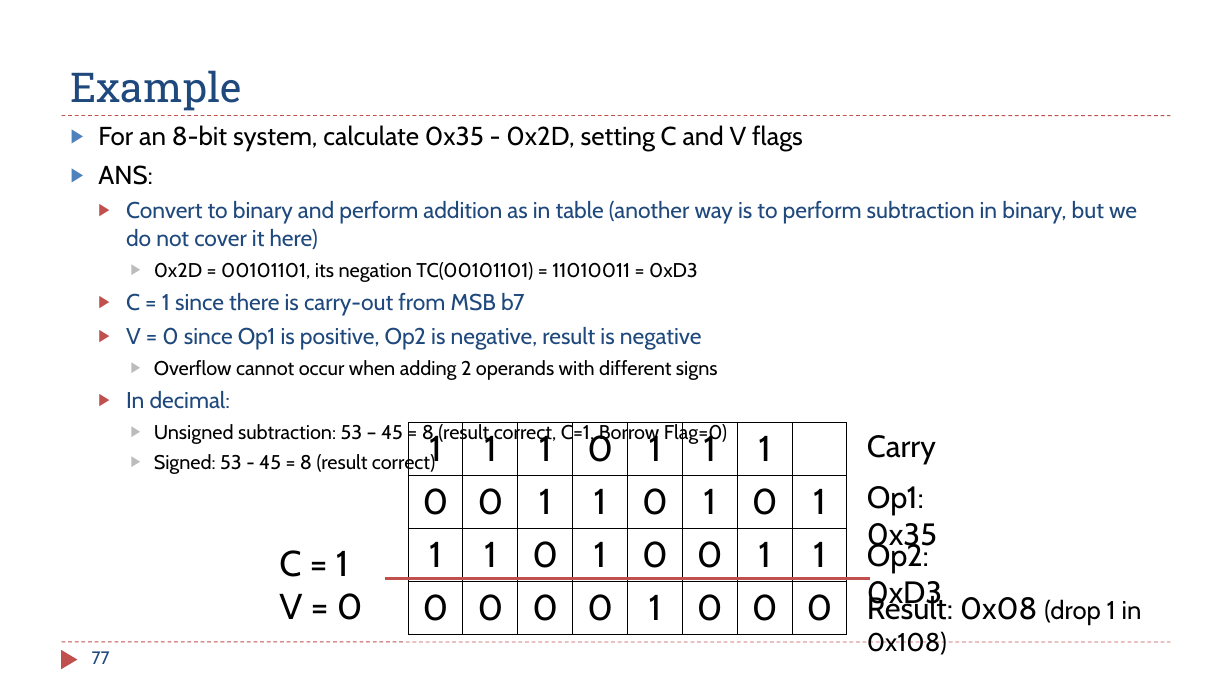
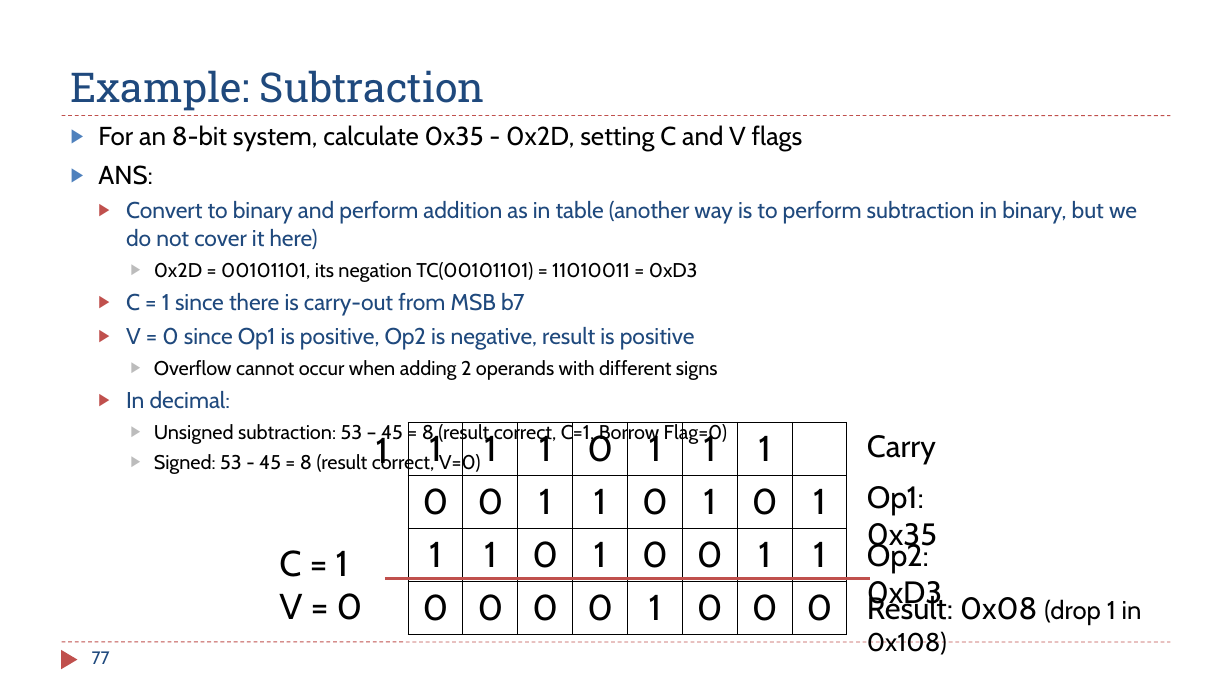
Before and after one commit to guhofstra/CSC111Sp26, a slide deck: slide 77 of PPTs/Ch4_ARM_Arithmetic_Logic.pptx. Drawn at 1232x693 pixels with LibreOffice and Linux fonts; fonts in the diff are those of the drawing. Boxes give left, top, right and bottom in pixels: in the first picture for what was removed or moved away, otherwise in the second. Text is boxed around its words. In the diff, an @@ line names an element or a change of style, - is before the commit and + after.

```diff
--- a/PPTs/Ch4_ARM_Arithmetic_Logic.pptx
+++ b/PPTs/Ch4_ARM_Arithmetic_Logic.pptx
@@ title at (71,70,485,111): text changed @@
-Example
+Example: Subtraction
@@ text at (126,327,695,350): text changed @@
-  ▶ V = 0 since Op1 is positive, Op2 is negative, result is negative
+  ▶ V = 0 since Op1 is positive, Op2 is negative, result is positive
@@ text added at (376,433,389,470), 28 pt, text #000000 @@
+1
@@ text at (154,452,778,621): text changed @@
-    ▶ Signed: 53 - 45 = 8 (result correct)
+    ▶ Signed: 53 - 45 = 8 (result correct, V=0)
```
Also in this commit, not shown: 12 other slides changed, 1 slide added, 2 other files.
